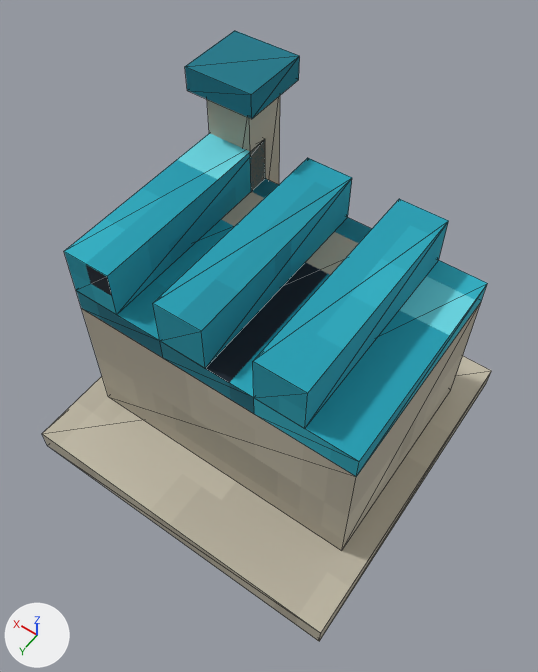
What one commit did to the glTF model public/assets/models/buildings/factory_blue.glb.
The view is the same before and after, from a 50 mm camera at (-0.635, 0.911, 1.77) aimed at (-0.006, 0.03, 0.385). The axes (+X, +Y, +Z) are drawn at lower left. The lights are the same throughout. The older version comes first. Mesh edges are drawn as thin lines. Vertices at exactly the same position are counted once.

Objects in the first picture: 'body'.
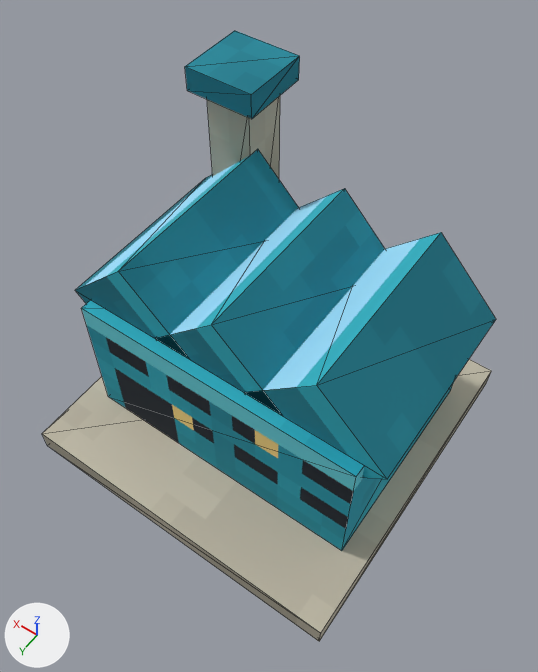
Pixel boxes [x1, y1, x2, y2] of what changed, in the pictures (538 x 672 px; the box of a moved part takes in the faces that stretch with it):
'body', reshaped
    before: [42, 31, 491, 641]
    after: [42, 31, 496, 641]
part 1 of me_body_rigid_batch, moved or reshaped
    before: [64, 133, 487, 477]
    after: [75, 156, 496, 479]
part 2 of me_body_rigid_batch, surface changed
    both: [43, 38, 484, 609]

Edits to the bpy script that builds the scene:
```text
Change me_body_rigid_batch:
    used by ob_body; parent = ob_root; location = (0.0, 0.0, 0.0)
    remove me_body_rigid_batch.from_pydata(...)  # 62 vertices, 90 faces; spans x -0.438..0.438, y -0.438..0.438, z 0.0..0.812
    add me_body_rigid_batch.from_pydata(...)  # 56 vertices, 78 faces; spans x -0.438..0.438, y -0.438..0.438, z 0.0..0.812
    me_body_rigid_batch part 1
    26 vertices are removed from x -0.375..0.375, y -0.312..0.25, z 0.438..0.625
    48 faces are deleted
    4 vertices move from x 0.0..0.125, y -0.312..0.25, z 0.625 to x 0.073..0.25, y -0.281..0.219, z 0.438..0.614
    10 vertices are added at x -0.427..0.427, y -0.281, z 0.261..0.614
    10 new vertices lie (0.0, 0.5, 0.0) away from vertices in x -0.427..0.427, y -0.281, z 0.261..0.614
    36 new faces join them
    me_body_rigid_batch part 2: 42 kept faces spanning x -0.438..0.438, y -0.438..0.438, z 0.0..0.812 get new texture (UV) coordinates
```
